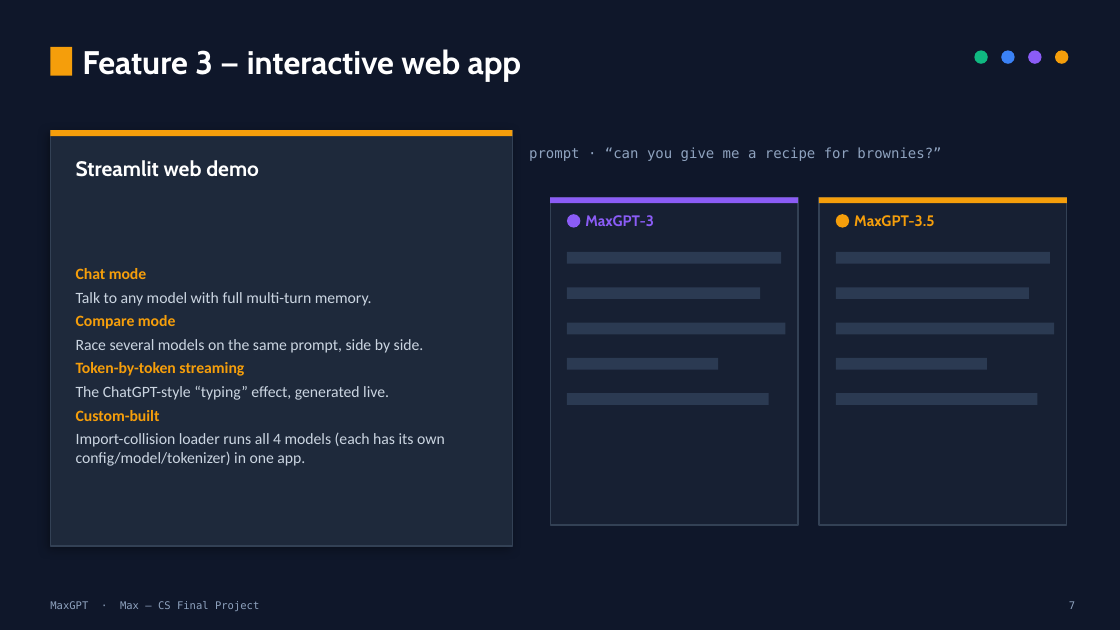
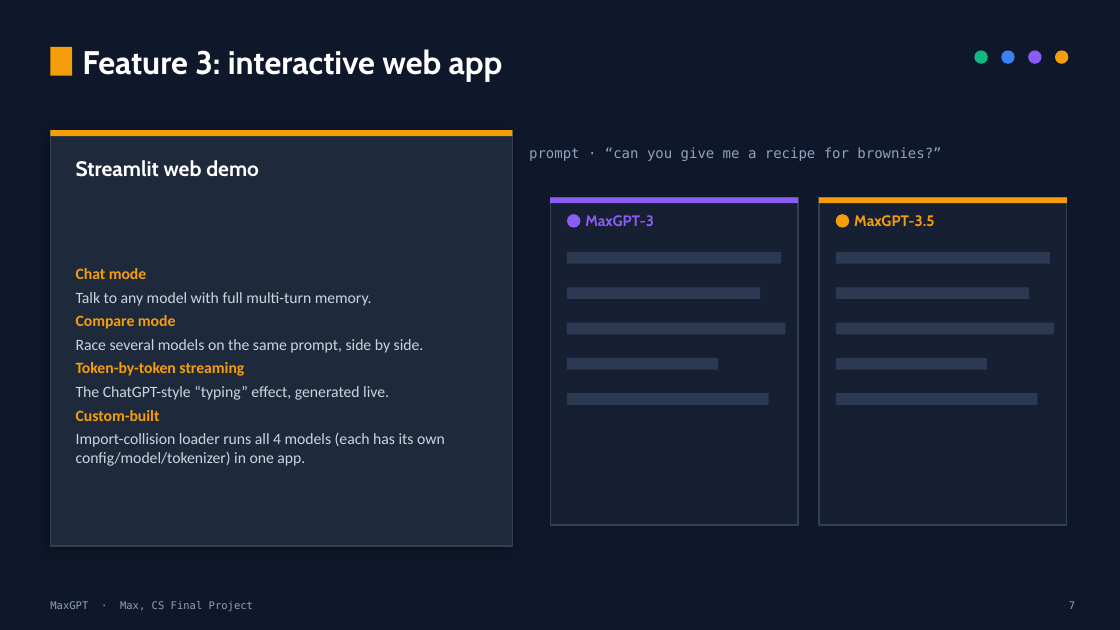
Before and after one commit to MaxwellBrohm/MaxGPT, a slide deck: slide 7 of MaxGPT_Presentation.pptx. Drawn at 1120x630 pixels with LibreOffice and Linux fonts; fonts in the diff are those of the drawing. Boxes give left, top, right and bottom in pixels: in the first picture for what was removed or moved away, otherwise in the second. Text is boxed around its words. In the diff, an @@ line names an element or a change of style, - is before the commit and + after.

```diff
--- a/MaxGPT_Presentation.pptx
+++ b/MaxGPT_Presentation.pptx
@@ text at box(82, 49, 503, 82): text changed @@
-Feature 3 — interactive web app
+Feature 3: interactive web app
@@ text at box(50, 601, 253, 611): text changed @@
-MaxGPT · Max — CS Final Project
+MaxGPT · Max, CS Final Project
```
Also in this commit, not shown: 11 other slides changed, 2 other files.
